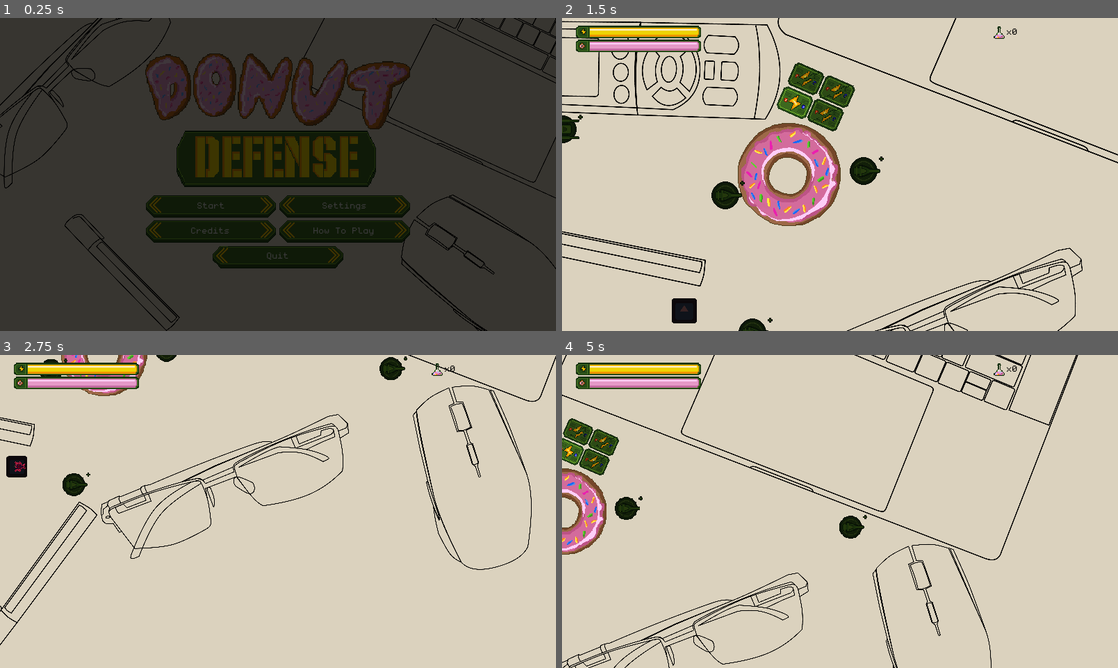
Above: before the commit, frames 1-4 (two rows, left to right).
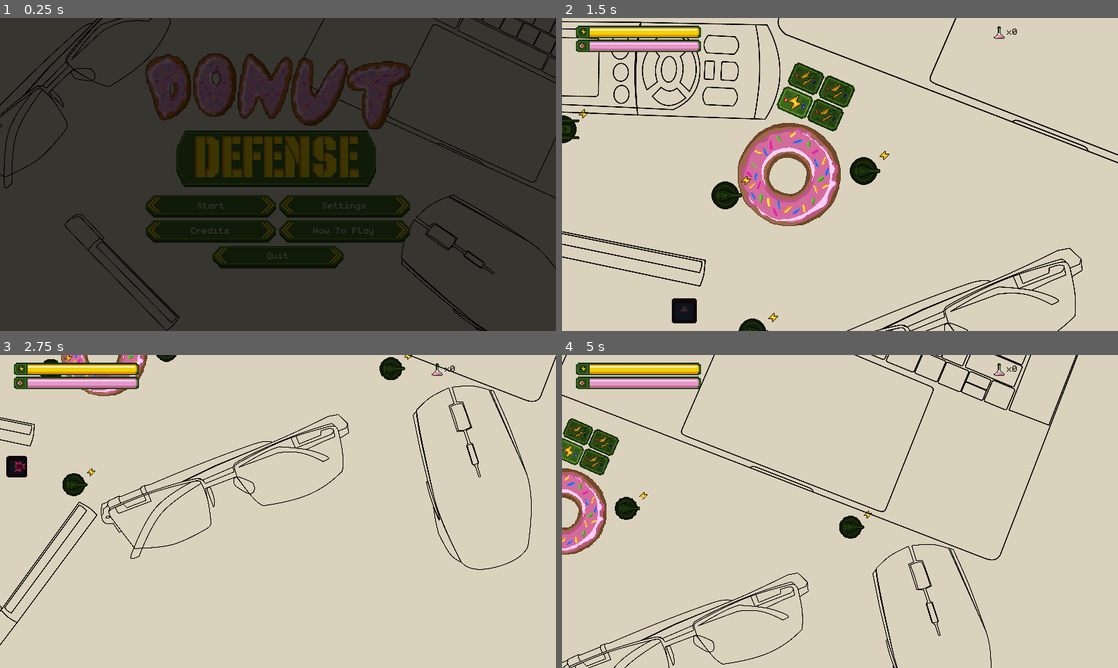
Above: after the commit, the same moments.

Repository: dmitriy-shmilo/gogodot-2021
Game: Godot game, scene res://title_screen/title_screen.tscn
The game is run twice, just before and just after one commit, with the same random seed, the same clock (stepped at 60 frames per second) and the same inputs. The engine's default icon, where the game draws it, is replaced by a stand-in: a white triangle on a blue panel in a dark square. Sound files missing from this copy of the repository are replaced by a short silence.
Inputs (mouse positions are in pixels of both pictures, inside the frame that each line leads up to):
- Up to frame 1 (0.25 s): no input
- Up to frame 2 (1.5 s): click "Start" at 0.5 s; tap Enter at 1.25 s; move the mouse to (650, 136) at 1.27 s; hold D (right) from 1.28 s (still down); hold Mouse wheel up (zoom_in) from 1.28 s (still down); click (650, 136) at 1.42 s
- Up to frame 3 (2.75 s): move the mouse to (428, 530) at 2.02 s; release D (right) at 2.03 s; release Mouse wheel up (zoom_in) at 2.03 s; hold S (down) from 2.03 s (still down); tap Mouse wheel down (zoom_out) at 2.1 s; click (428, 530) at 2.17 s
- Up to frame 4 (5 s): move the mouse to (612, 367) at 2.77 s; release S (down) at 2.78 s; hold D (right) 2.78-3.53 s; hold Shift 2.78-3.53 s; click (612, 367) at 2.92 s; move the mouse to (812, 574) at 3.52 s; hold W (up) 3.53-4.28 s; tap Mouse wheel up (zoom_in) at 3.6 s; click (812, 574) at 3.67 s; move the mouse to (1006, 558) at 4.27 s; hold A (left) from 4.28 s (still down); hold Mouse wheel down (zoom_out) from 4.28 s (still down)

The runs differ from the first frame. In frame 1, 0.5% of the frame differs, in the area x 26-74%, y 57-79%; in frame 2, 0.1%; in frame 3, less than 0.1%; in frame 4, less than 0.1%.

Commit message:
Better power indicator visibility.

Diff:
--- a/src/game_screen/entities/towers/player_tower.gd
+++ b/src/game_screen/entities/towers/player_tower.gd
@@ -86,13 +86,15 @@
 
 func toggle_active(active: bool) -> void:
 	if active:
-		modulate = Color.white
+		_tower_sprite.modulate = Color.white
+		_base_sprite.modulate = Color.white
 		_move_to_state(TowerState.IDLE)
 		_power_indicator.visible = false
 		return
 
 	_power_indicator.visible = true
-	modulate = Color(0.3, 0.3, 0.3)
+	_tower_sprite.modulate = Color(0.3, 0.3, 0.3)
+	_base_sprite.modulate = Color(0.3, 0.3, 0.3)
 	_move_to_state(TowerState.INACTIVE)
 
 
--- a/src/game_screen/entities/towers/player_tower.tscn
+++ b/src/game_screen/entities/towers/player_tower.tscn
@@ -71,17 +71,17 @@
 [sub_resource type="RectangleShape2D" id=2]
 extents = Vector2( 14.638, 15.039 )
 
-[sub_resource type="AtlasTexture" id=3]
+[sub_resource type="AtlasTexture" id=19]
 atlas = ExtResource( 3 )
-region = Rect2( 0, 16, 8, 8 )
+region = Rect2( 96, 0, 16, 16 )
 
-[sub_resource type="AtlasTexture" id=4]
+[sub_resource type="AtlasTexture" id=20]
 atlas = ExtResource( 3 )
-region = Rect2( 0, 24, 8, 8 )
+region = Rect2( 112, 0, 16, 16 )
 
 [sub_resource type="SpriteFrames" id=5]
 animations = [ {
-"frames": [ SubResource( 3 ), SubResource( 4 ) ],
+"frames": [ SubResource( 19 ), SubResource( 20 ) ],
 "loop": true,
 "name": "default",
 "speed": 1.0
@@ -134,9 +134,8 @@
 
 [node name="PowerIndicator" type="AnimatedSprite" parent="."]
 visible = false
-position = Vector2( 25.7153, -16.7432 )
+position = Vector2( 29.8344, -22.4642 )
 frames = SubResource( 5 )
-frame = 1
 playing = true
 
 [node name="AttackTimer" type="Timer" parent="."]
Binary file changed: src/assets/ui.aseprite
Binary file changed: src/assets/ui.png
